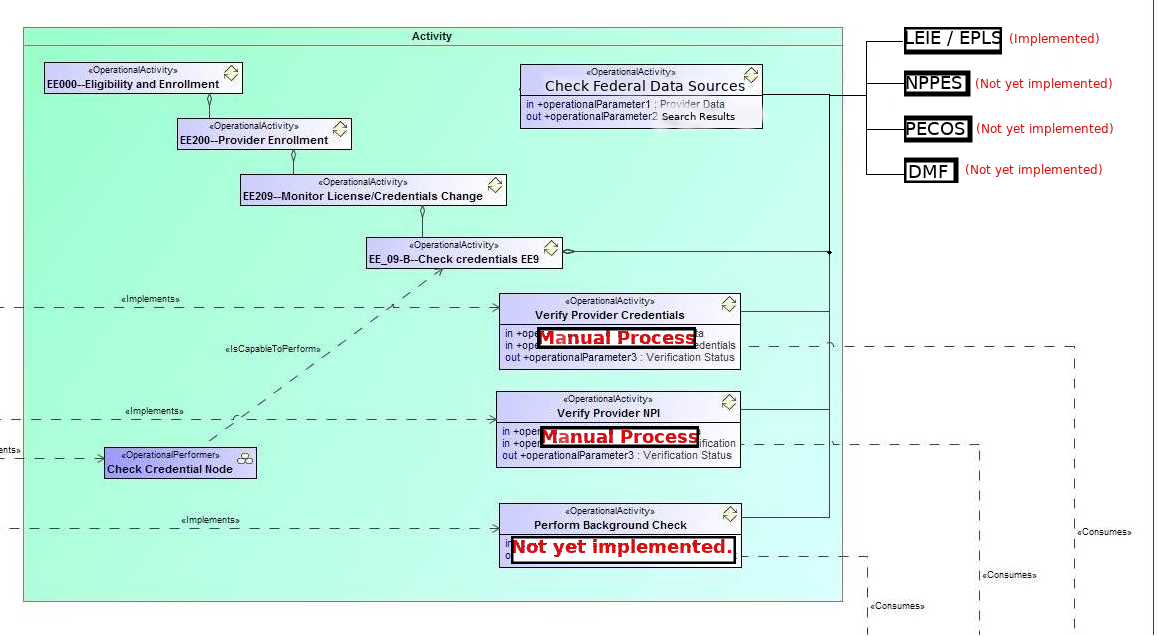
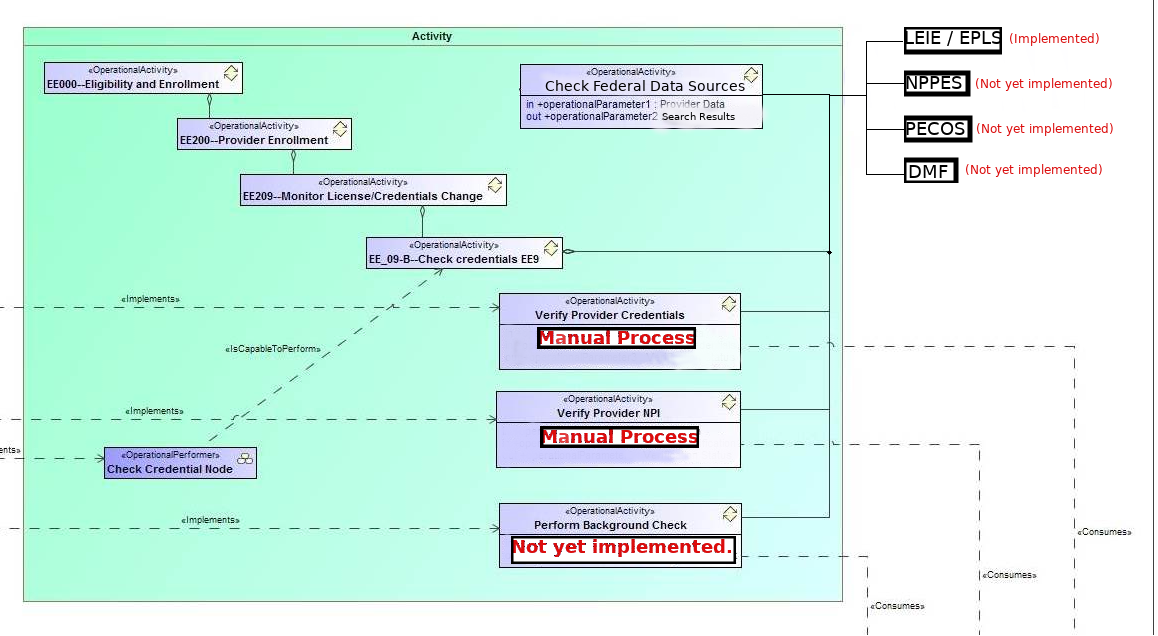
Comparing the layer stacks of the two 1158 x 636 images. Changes:
painted on "screening-structural-diagram.png" over (498, 323, 744, 560)
